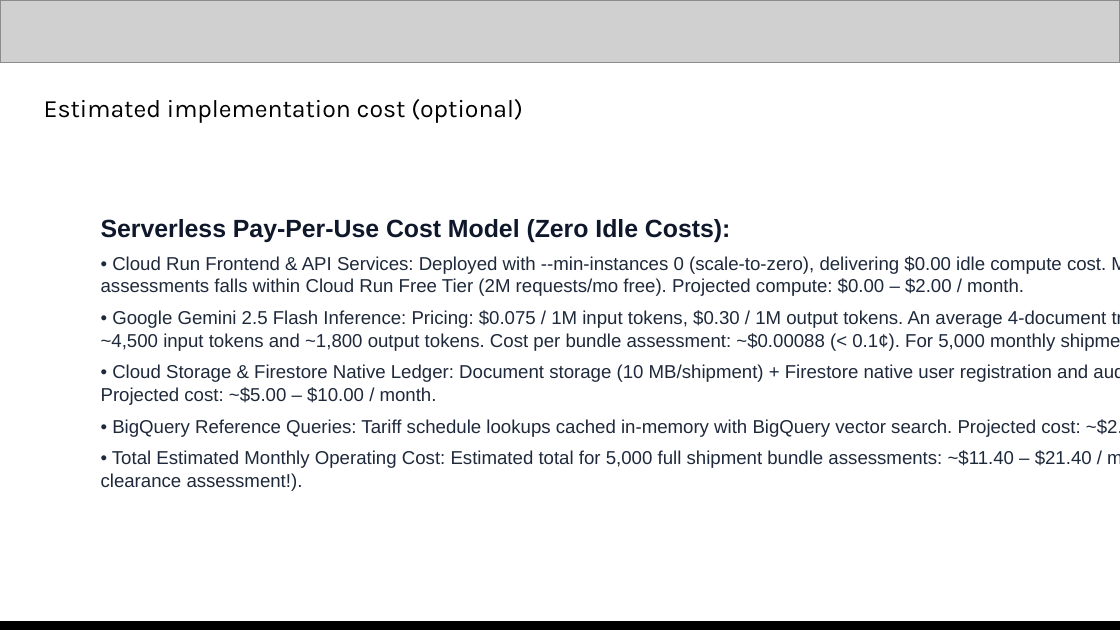
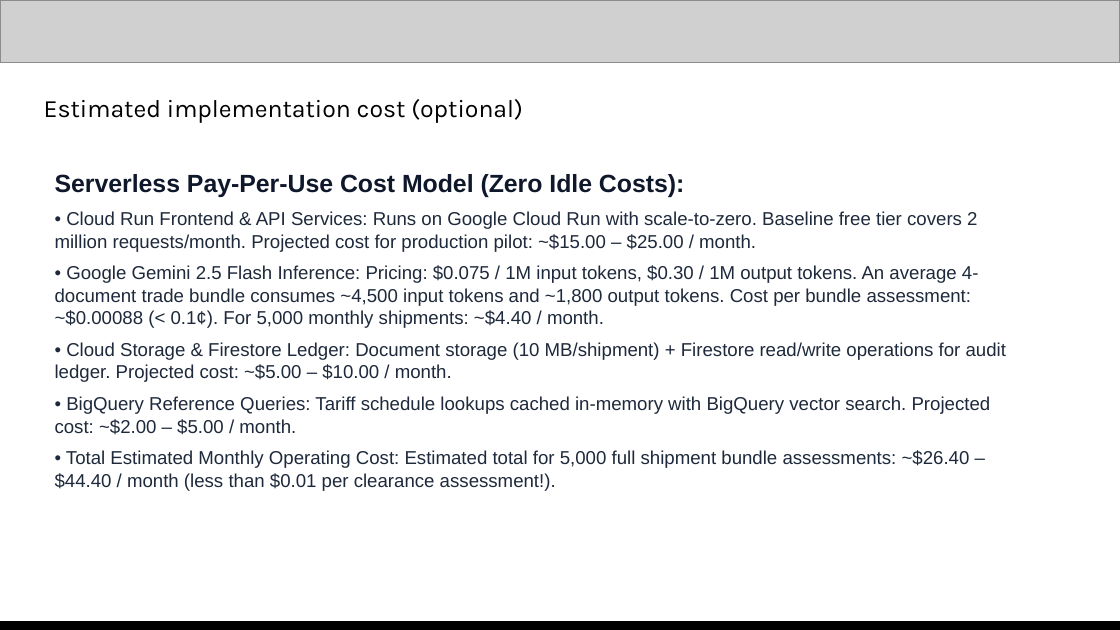
Before and after one commit to ravimule93/cargoclear, a slide deck: slide 9 of submission/CargoClear_AI_Builder_Cup_Submission.pptx (slide 10 before the commit). Drawn at 1120x630 pixels with LibreOffice and Linux fonts; fonts in the diff are those of the drawing; grey boxes stand for pictures. Boxes give left, top, right and bottom in pixels: in the first picture for what was removed or moved away, otherwise in the second. Text is boxed around its words. In the diff, an @@ line names an element or a change of style, - is before the commit and + after.

```diff
--- a/submission/CargoClear_AI_Builder_Cup_Submission.pptx
+++ b/submission/CargoClear_AI_Builder_Cup_Submission.pptx
@@ text "Serverless Pay-Per-Use Cost Model (Zero ...": place and size @@
-text "Serverless Pay-Per-Use Cost Model (Zero ..." at box(101, 219, 1120, 491)
+text "Serverless Pay-Per-Use Cost Model (Zero ..." at box(55, 174, 1006, 491)
@@ text at box(55, 211, 977, 252): text changed @@
-• Cloud Run Frontend & API Services: Deployed with --min-instances 0 (scale-to-zero), delivering $0.00 idle compute cost. Monthly compute for 5,000 assessments falls within Cloud Run Free Tier (2M requests/mo free). Projected compute: $0.00 – $2.00 / month.
+• Cloud Run Frontend & API Services: Runs on Google Cloud Run with scale-to-zero. Baseline free tier covers 2 million requests/month. Projected cost for production pilot: ~$15.00 – $25.00 / month.
@@ text at box(55, 342, 1006, 382): text changed @@
-• Cloud Storage & Firestore Native Ledger: Document storage (10 MB/shipment) + Firestore native user registration and audit ledger read/writes. Projected cost: ~$5.00 – $10.00 / month.
+• Cloud Storage & Firestore Ledger: Document storage (10 MB/shipment) + Firestore read/write operations for audit ledger. Projected cost: ~$5.00 – $10.00 / month.
@@ text at box(55, 450, 970, 491): text changed @@
-• Total Estimated Monthly Operating Cost: Estimated total for 5,000 full shipment bundle assessments: ~$11.40 – $21.40 / month (less than $0.005 per clearance assessment!).
+• Total Estimated Monthly Operating Cost: Estimated total for 5,000 full shipment bundle assessments: ~$26.40 – $44.40 / month (less than $0.01 per clearance assessment!).
```
Also in this commit, not shown: 11 other slides changed, 1 slide removed, 15 other files.
